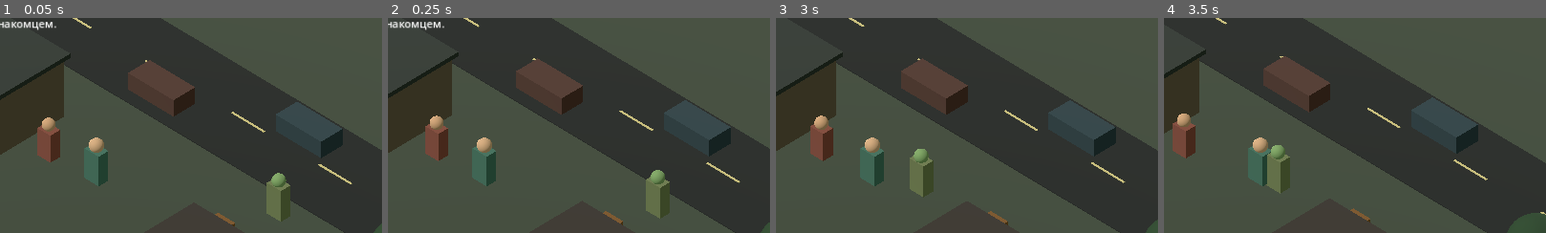
Above: before the commit, frames 1-4 (left to right).
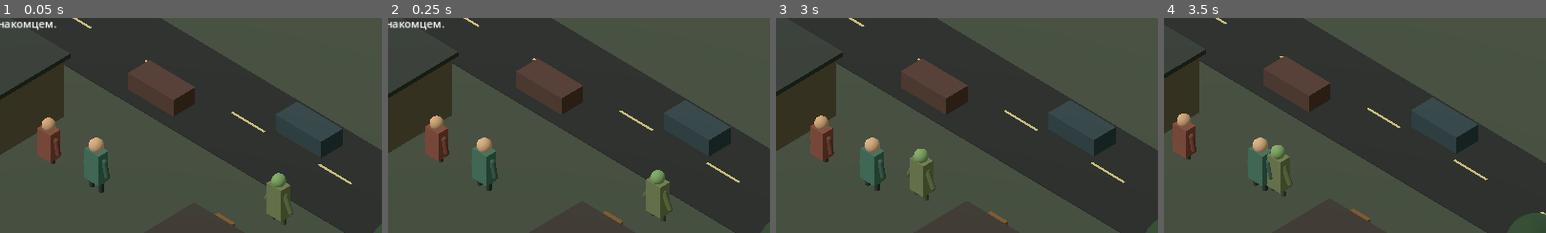
Above: after the commit, the same moments.

Repository: mapsmax32-ui/Deadland
Game: Godot game, scene res://Main.tscn
Same seed, same stepped clock (60 frames per second), same inputs: the game is played once before the commit and once after it.
Inputs (mouse positions are % of the whole screen's width and height, from its top left):
- Up to frame 1 (0.05 s): no input
- Up to frame 2 (0.25 s): no input
- Up to frame 3 (3 s): click "ДЕЙСТВИЕ" at 0.5 s; click "Помочь незнакомцу" at 1.25 s; click "УДАР" at 2 s; tap Enter at 2.75 s; drag from (9, 84) to (60, 28) at 2.77 s
- Up to frame 4 (3.5 s): no input
The pictures show only the part of the screen within x 37-87%, y 18-68%; the shares and areas given below are measured in that part.

The runs differ from the first frame. In frame 1, 0.3% of the frame differs, in the area x 9-77%, y 56-97%; in frame 2, 0.3%; in frame 3, 0.3%; in frame 4, 0.3%, in the area x 2-34%, y 53-84%.

Commit message:
Add detailed limbs to survivor and zombie models

Diff:
--- a/scripts/main.gd
+++ b/scripts/main.gd
@@ -83,6 +83,10 @@
     var head := _make_mesh_sphere(0.25, Color(0.72, 0.57, 0.43))
     head.position.y = 0.88
     player.add_child(head)
+    _add_limb(player, Vector3(-0.43, 0.12, 0), Vector3(0.18, 0.72, 0.18), Color(0.20, 0.31, 0.27), Vector3(0, 0, -0.22))
+    _add_limb(player, Vector3(0.43, 0.12, 0), Vector3(0.18, 0.72, 0.18), Color(0.20, 0.31, 0.27), Vector3(0, 0, 0.22))
+    _add_limb(player, Vector3(-0.20, -0.58, 0), Vector3(0.20, 0.72, 0.20), Color(0.16, 0.19, 0.18), Vector3(0, 0, -0.04))
+    _add_limb(player, Vector3(0.20, -0.58, 0), Vector3(0.20, 0.72, 0.20), Color(0.16, 0.19, 0.18), Vector3(0, 0, 0.04))
     var col := CollisionShape3D.new()
     var shape := CapsuleShape3D.new()
     shape.radius = 0.32
@@ -111,6 +115,10 @@
     var head := _make_mesh_sphere(0.24, Color(0.43, 0.55, 0.34))
     head.position.y = 0.82
     zombie.add_child(head)
+    _add_limb(zombie, Vector3(-0.42, 0.08, 0), Vector3(0.18, 0.78, 0.18), Color(0.32, 0.36, 0.22), Vector3(0, 0, -0.45))
+    _add_limb(zombie, Vector3(0.42, 0.08, 0), Vector3(0.18, 0.78, 0.18), Color(0.32, 0.36, 0.22), Vector3(0, 0, 0.45))
+    _add_limb(zombie, Vector3(-0.20, -0.57, 0), Vector3(0.20, 0.72, 0.20), Color(0.23, 0.27, 0.19), Vector3(0, 0, -0.12))
+    _add_limb(zombie, Vector3(0.20, -0.57, 0), Vector3(0.20, 0.72, 0.20), Color(0.23, 0.27, 0.19), Vector3(0, 0, 0.12))
     var col := CollisionShape3D.new()
     var shape := CapsuleShape3D.new()
     shape.radius = 0.32
@@ -129,6 +137,10 @@
     var head := _make_mesh_sphere(0.23, Color(0.7, 0.54, 0.4))
     head.position.y = 0.83
     interact_target.add_child(head)
+    _add_limb(interact_target, Vector3(-0.40, 0.10, 0), Vector3(0.17, 0.68, 0.17), Color(0.38, 0.20, 0.16), Vector3(0, 0, -0.2))
+    _add_limb(interact_target, Vector3(0.40, 0.10, 0), Vector3(0.17, 0.68, 0.17), Color(0.38, 0.20, 0.16), Vector3(0, 0, 0.2))
+    _add_limb(interact_target, Vector3(-0.19, -0.54, 0), Vector3(0.19, 0.68, 0.19), Color(0.22, 0.18, 0.16), Vector3(0, 0, -0.03))
+    _add_limb(interact_target, Vector3(0.19, -0.54, 0), Vector3(0.19, 0.68, 0.19), Color(0.22, 0.18, 0.16), Vector3(0, 0, 0.03))
 
 func _make_hud() -> void:
     hud = CanvasLayer.new()
@@ -309,6 +321,20 @@
     mesh.material_override = mat
     return mesh
 
+func _add_limb(parent: Node3D, pos: Vector3, size: Vector3, color: Color, rot: Vector3) -> void:
+    var limb := MeshInstance3D.new()
+    var capsule := CapsuleMesh.new()
+    capsule.radius = min(size.x, size.z) * 0.5
+    capsule.height = size.y
+    limb.mesh = capsule
+    var mat := StandardMaterial3D.new()
+    mat.albedo_color = color
+    mat.roughness = 0.9
+    limb.material_override = mat
+    limb.position = pos
+    limb.rotation = rot
+    parent.add_child(limb)
+
 func _make_tree(pos: Vector3) -> void:
     _box("TreeTrunk", pos + Vector3(0, 0.7, 0), Vector3(0.35, 1.4, 0.35), Color(0.25, 0.18, 0.12))
     var crown := MeshInstance3D.new()
